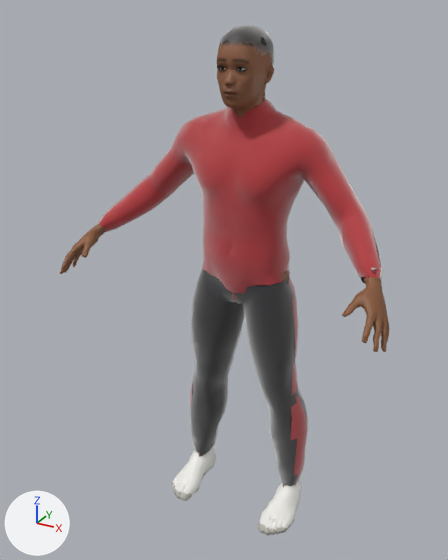
One commit to the glTF model apps/client/public/characters/footballer.low.glb: the scene before it, then after it.
Before and after are seen from a camera (50 mm lens) standing at (0.926, -1.877, 1.862) and looking at (-0.039, -0.123, 0.984). The axes (+X, +Y, +Z) are drawn at lower left. The lights are the same throughout. The first picture is the older version. Vertices at exactly the same position are counted once.

Before the edit, the objects in view are built like this:
```python
me_mesh_0 = bpy.data.meshes.new('Mesh_0')
me_mesh_0.from_pydata(...)  # 4312 vertices, 8193 faces; spans x -0.59..0.59, y -0.39..0.1, z -0.01..1.81
me_mesh_0.materials.append(mat_team)  # red #b3262d
me_mesh_0.materials.append(mat_trim)  # white #f5f3ee
me_mesh_0.materials.append(mat_lower)  # black #1f2024
me_mesh_0.materials.append(mat_shoes)  # white #f2f1ec
me_mesh_0.materials.append(mat_sole)  # grey #b9b6ae
me_mesh_0.materials.append(mat_hair)
me_mesh_0.materials.append(mat_strap)  # black #2b211b
me_mesh_0.materials.append(mat_watchface)  # light grey #d9d5cc
me_mesh_0.materials.append(mat_number)  # white #f7f4ee
me_mesh_0.materials.append(mat_skin)
me_mesh_0.materials.append(mat_eye)
me_mesh_0.materials.append(mat_lash)  # black #140f0c
me_mesh_0.materials.append(mat_teeth)  # pale yellow #e9e2d2
ob_mesh_0 = bpy.data.objects.new('Mesh_0', me_mesh_0)
ob_mesh_0.location = (0.0, 0.0, 0.0)
```
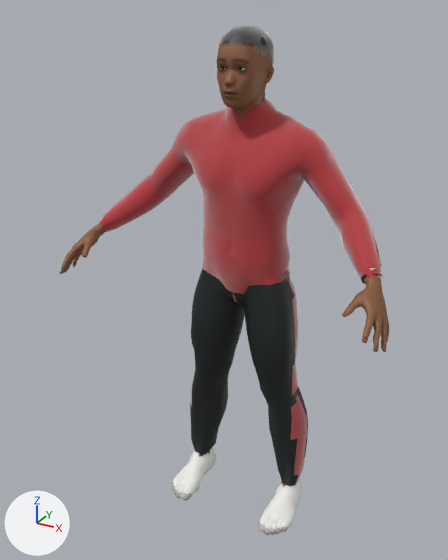
Changed parts and their boxes [x1, y1, x2, y2] in the pictures (448 x 560 px; the box of a moved part takes in the faces that stretch with it):
'Mesh_0', reshaped
    before: [60, 25, 390, 536]
    after: [60, 25, 389, 536]
part 1 of me_mesh_0, moved or reshaped
    before: [171, 269, 307, 536]
    after: [172, 269, 308, 536]
part 2 of me_mesh_0, moved or reshaped
    before: [361, 267, 382, 333]
    after: [361, 268, 382, 333]
part 3 of me_mesh_0, recoloured
    both: [190, 287, 308, 486]

The change, as a diff of the scene's bpy script:
```diff
--- a/apps/client/public/characters/footballer.low.glb.py
+++ b/apps/client/public/characters/footballer.low.glb.py
@@ mat_plain @@
+mat_plain = bpy.data.materials.new('plain')
+mat_plain.use_nodes = True; mat_plain.node_tree.nodes.clear()
+_N = mat_plain.node_tree.nodes; _L = mat_plain.node_tree.links
+n0 = _N.new('ShaderNodeBsdfPrincipled'); n0.name = 'Principled BSDF'
+n0.inputs[2].default_value = 0.556  # 'Roughness'
+n1 = _N.new('ShaderNodeOutputMaterial'); n1.name = 'Material Output'
+n2 = _N.new('ShaderNodeVertexColor'); n2.name = 'Color Attribute'
+_L.new(n0.outputs[0], n1.inputs[0])  # 'BSDF' to 'Surface'
+_L.new(n2.outputs[0], n0.inputs[0])  # 'Color' to 'Base Color'
@@ me_mesh_0 @@
 # used by ob_mesh_0; location = (0.0, 0.0, 0.0)
-me_mesh_0.from_pydata(...)  # 4312 vertices, 8193 faces; spans x -0.59..0.59, y -0.39..0.1, z -0.01..1.81
+me_mesh_0.from_pydata(...)  # 4246 vertices, 8182 faces; spans x -0.59..0.59, y -0.39..0.1, z -0.01..1.81
+# me_mesh_0 part 1: 26 vertices moved within x -0.24..0.25, y -0.21..-0.16, z 0.0..0.04; 274 vertices removed from x -0.27..0.27, y -0.23..0.07, z -0.01..0.95; 260 vertices added at x -0.26..0.26, y -0.23..0.1, z -0.01..1.18
+# me_mesh_0 part 2: 5 vertices moved within x 0.49..0.55, y -0.35..-0.19, z 1.06..1.16; 9 vertices removed from x 0.48..0.55, y -0.36..-0.17, z 1.06..1.16; 19 vertices added at x 0.47..0.55, y -0.35..-0.17, z 1.06..1.16
+# me_mesh_0 part 3: 121 faces spanning x -0.26..0.26, y -0.13..0.1, z 0.1..1.0 switch from mat_lower (black #1f2024) to mat_plain
+# other edits to the shape of me_mesh_0 do not show in these pictures
 me_mesh_0.materials.append(mat_team)
-me_mesh_0.materials.append(mat_trim)  # white #f5f3ee
-me_mesh_0.materials.append(mat_shoes)  # white #f2f1ec
-me_mesh_0.materials.append(mat_sole)  # grey #b9b6ae
 me_mesh_0.materials.append(mat_hair)
-me_mesh_0.materials.append(mat_strap)  # black #2b211b
-me_mesh_0.materials.append(mat_watchface)  # light grey #d9d5cc
-me_mesh_0.materials.append(mat_number)  # white #f7f4ee
 me_mesh_0.materials.append(mat_skin)
 me_mesh_0.materials.append(mat_eye)
-me_mesh_0.materials.append(mat_lash)  # black #140f0c
-me_mesh_0.materials.append(mat_teeth)  # pale yellow #e9e2d2
```
